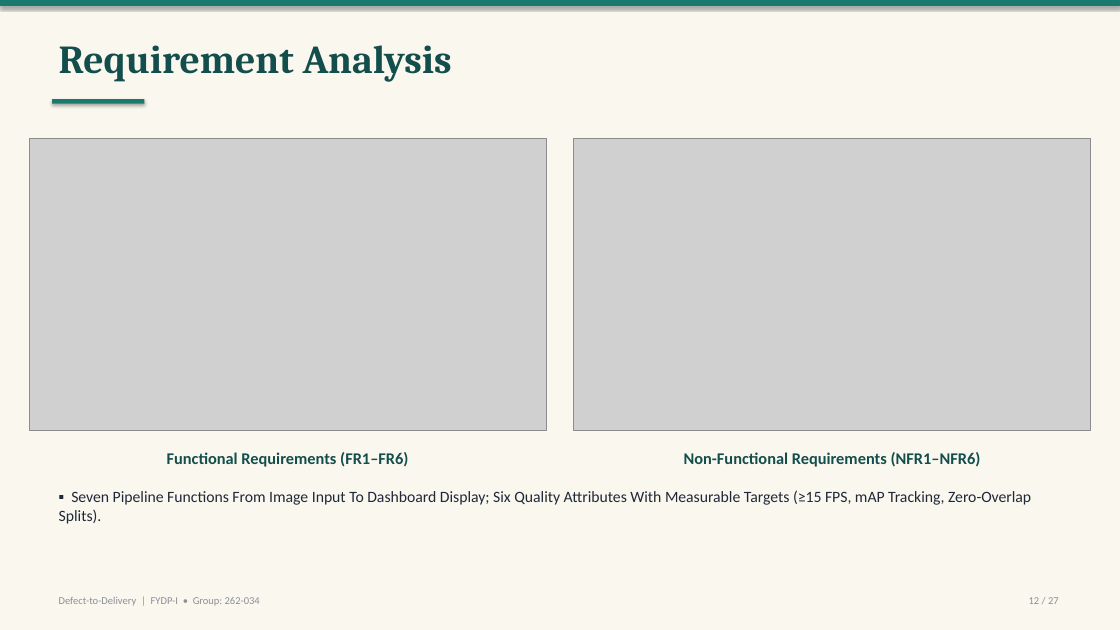
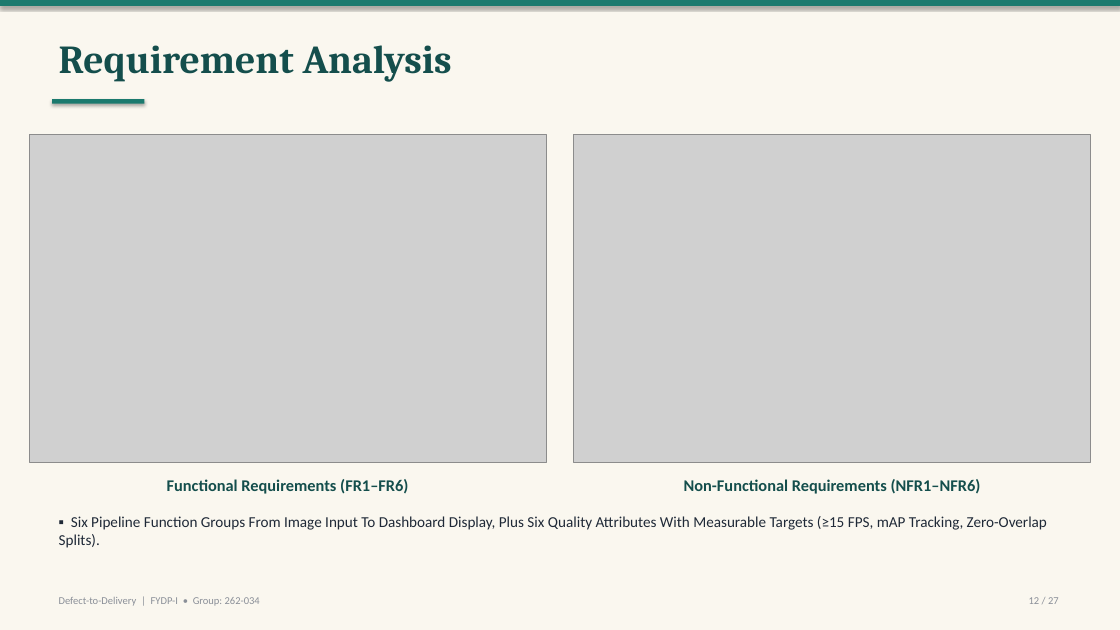
Before and after one commit to labib-ux/FYDP, a slide deck: slide 12 of slides/FYDP-I_Defect-to-Delivery.pptx. Drawn at 1120x630 pixels with LibreOffice and Linux fonts; fonts in the diff are those of the drawing; grey boxes stand for pictures. Boxes give left, top, right and bottom in pixels: in the first picture for what was removed or moved away, otherwise in the second. Text is boxed around its words. In the diff, an @@ line names an element or a change of style, - is before the commit and + after.

```diff
--- a/slides/FYDP-I_Defect-to-Delivery.pptx
+++ b/slides/FYDP-I_Defect-to-Delivery.pptx
@@ picture resized from (x1=29, y1=139, x2=546, y2=430) to (x1=29, y1=134, x2=546, y2=462) @@
@@ picture resized from (x1=574, y1=139, x2=1091, y2=430) to (x1=574, y1=134, x2=1091, y2=462) @@
@@ text "Functional Requirements (FR1–FR6)" moved from (x1=167, y1=452, x2=408, y2=467) to (x1=167, y1=479, x2=408, y2=494) @@
@@ text "Non-Functional Requirements (NFR1–NFR6)" moved from (x1=684, y1=452, x2=981, y2=467) to (x1=684, y1=479, x2=981, y2=494) @@
@@ text at (x1=59, y1=516, x2=1047, y2=548): text changed; size 13.5 to 13 pt @@
-▪ Seven Pipeline Functions From Image Input To Dashboard Display; Six Quality Attributes With Measurable Targets (≥15 FPS, mAP Tracking, Zero-Overlap Splits).
+▪ Six Pipeline Function Groups From Image Input To Dashboard Display, Plus Six Quality Attributes With Measurable Targets (≥15 FPS, mAP Tracking, Zero-Overlap Splits).
```
Also in this commit, not shown: 10 other slides changed, 2 other files.
